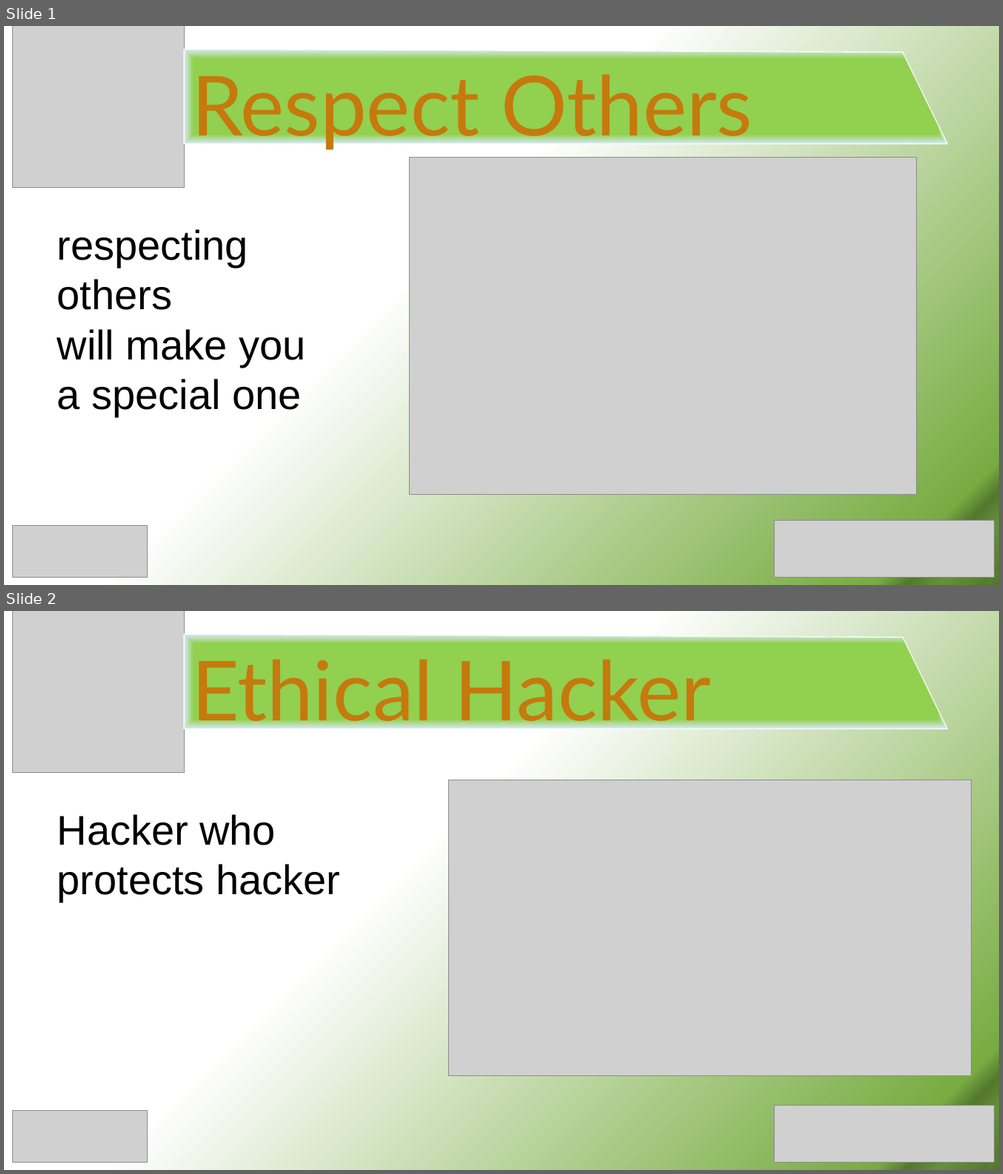
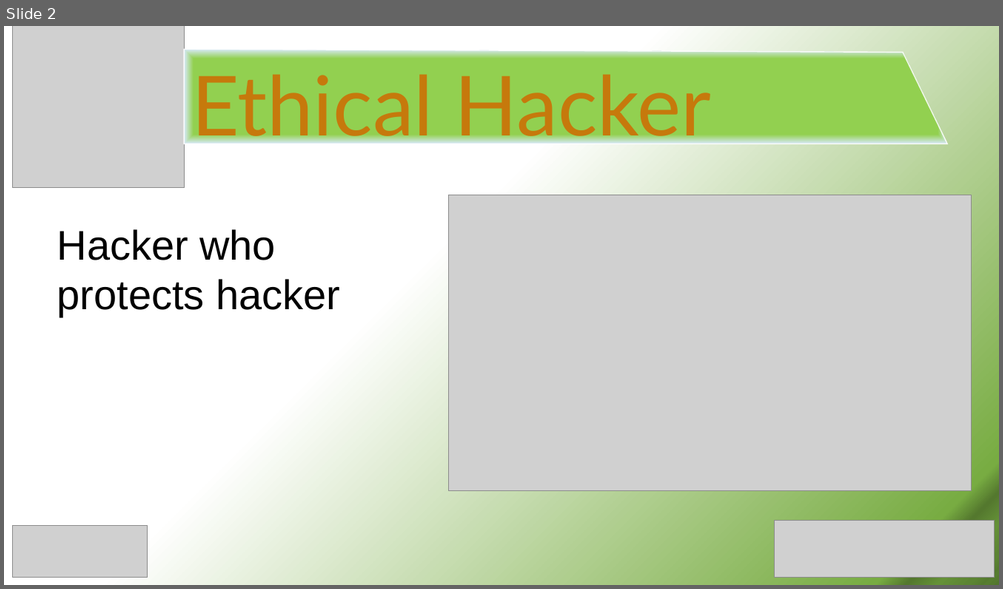
Before and after one commit to SabitDeepto/IIDP, a slide deck: class 8/3.Ethics in IT/2. Presentation/Ethics 3.pptx. Shown one above the other, each under a label of ours: slides 1 and 2 before the commit, slide 2 after it. The pictures are 1003x1174 and 1003x589 pixels, drawn with LibreOffice and Linux fonts; fonts in the diff are those of the drawing; grey boxes stand for pictures. Boxes give left, top, right and bottom in pixels: in the first picture for what was removed or moved away, otherwise in the second. Text is boxed around its words. In the diff, an @@ line names an element or a change of style, - is before the commit and + after.

```diff
--- a/class 8/3.Ethics in IT/2. Presentation/Ethics 3.pptx
+++ b/class 8/3.Ethics in IT/2. Presentation/Ethics 3.pptx
@@ slide 1 removed at bbox=[4, 26, 999, 585], background gradient #FFFFFF to #78AC42 to #54782E to #659138 to #5C8433 to #557A2F to #577D30 to #52762D @@
@@ picture removed at bbox=[13, 26, 184, 188] @@
@@ freeform shape removed at bbox=[184, 49, 947, 144] @@
@@ text removed at bbox=[191, 74, 752, 150] @@
-Respect Others
@@ picture removed at bbox=[409, 157, 916, 495] @@
@@ text removed at bbox=[57, 230, 305, 417] @@
-respecting
-others
-will make you
-a special one
@@ picture removed at bbox=[13, 526, 148, 577] @@
@@ picture removed at bbox=[774, 520, 994, 578] @@
```
Also in this commit, not shown: 1 slide added, 4 other files.
